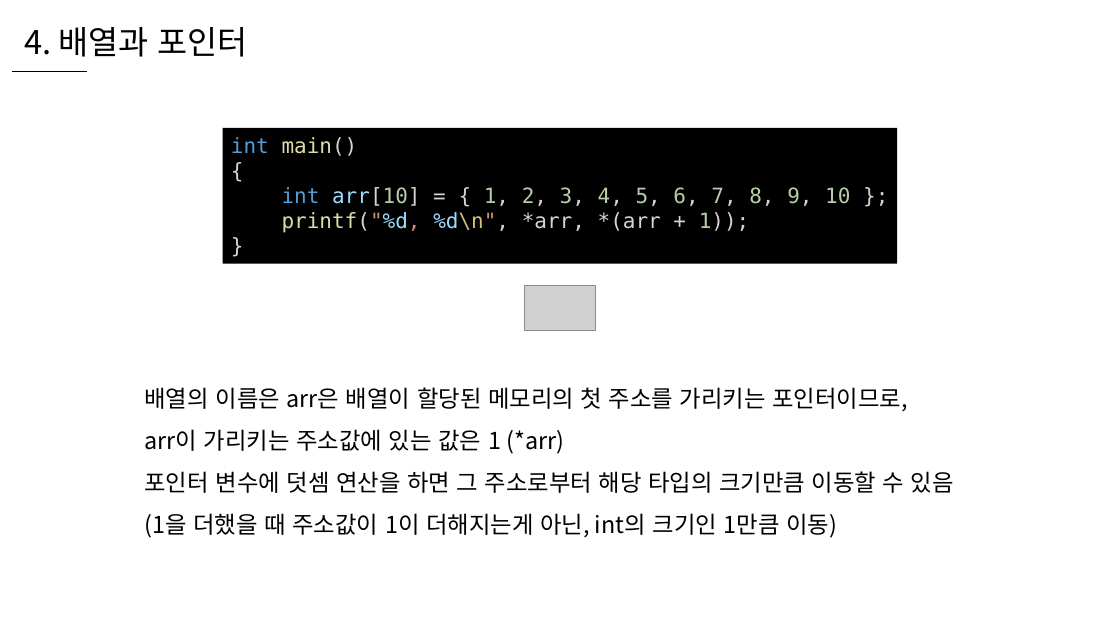
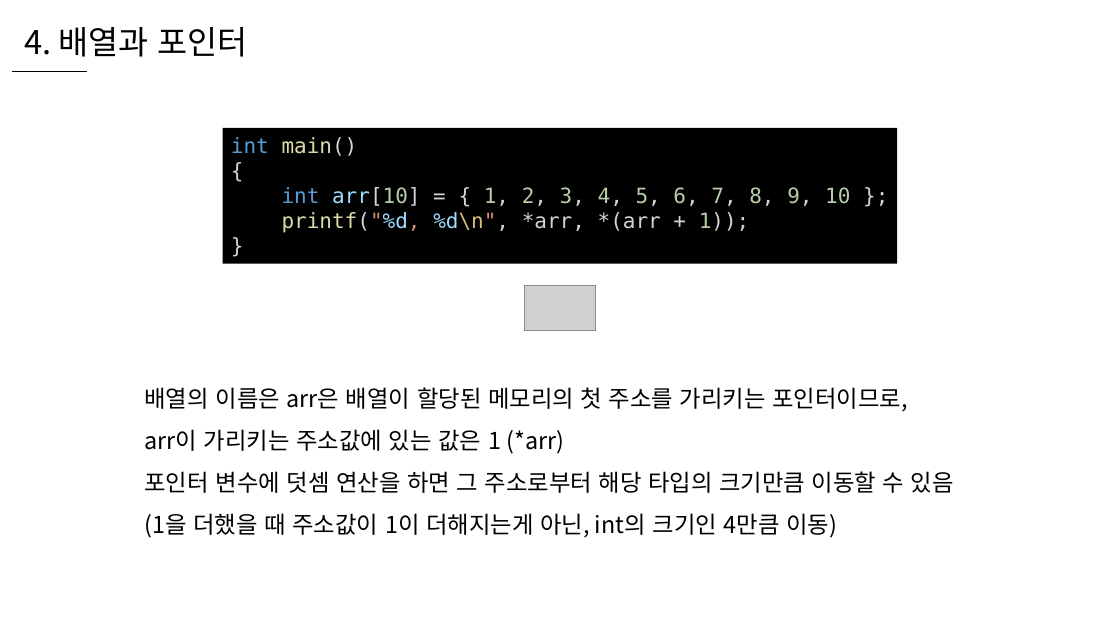
Before and after one commit to WooLyung/2021-RG-Lecture, a slide deck: slide 29 of 수업 자료/1 - C언어 복습.pptx. Drawn at 1120x630 pixels with LibreOffice and Linux fonts; fonts in the diff are those of the drawing; grey boxes stand for pictures. Boxes give left, top, right and bottom in pixels: in the first picture for what was removed or moved away, otherwise in the second. Text is boxed around its words. In the diff, an @@ line names an element or a change of style, - is before the commit and + after.

```diff
--- a/수업 자료/1 - C언어 복습.pptx
+++ b/수업 자료/1 - C언어 복습.pptx
@@ text at [145, 513, 837, 538]: text changed @@
-(1을 더했을 때 주소값이 1이 더해지는게 아닌, int의 크기인 1만큼 이동)
+(1을 더했을 때 주소값이 1이 더해지는게 아닌, int의 크기인 4만큼 이동)
```
Also in this commit, not shown: 3 other slides changed, 5 other files.
